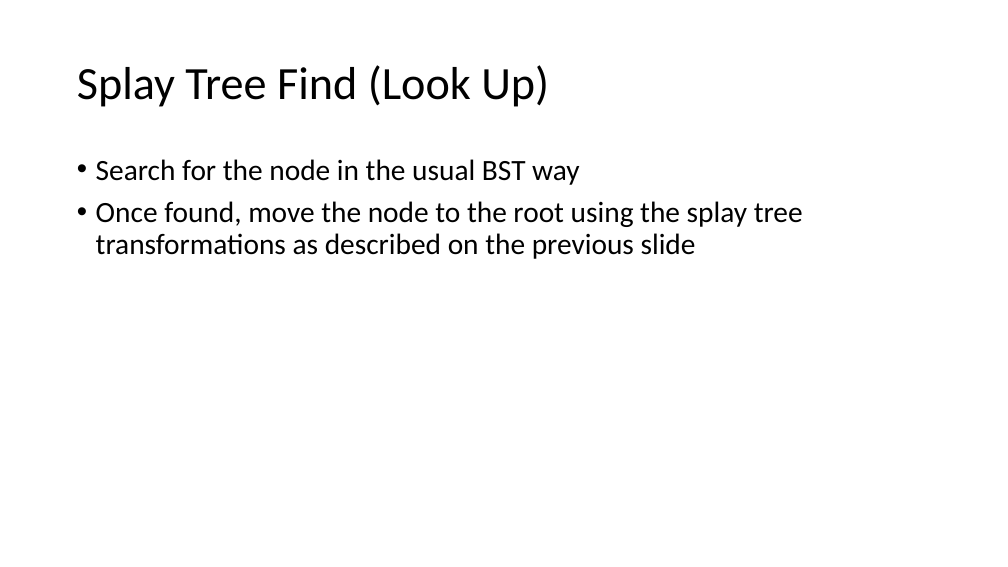
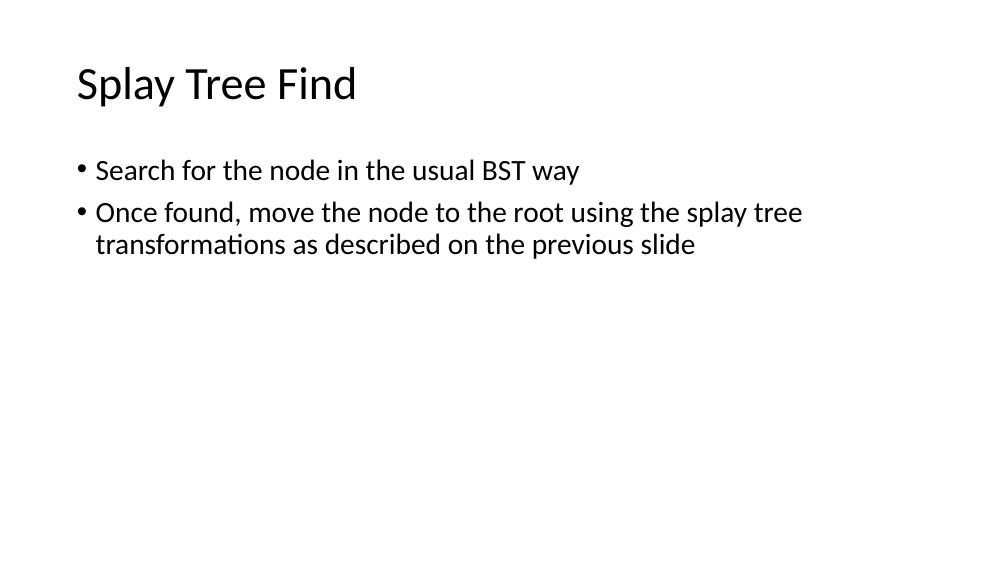
Before and after one commit to pchapin/cpp, a slide deck: slide 16 of SplayTree/SplayTrees.pptx. Drawn at 1008x567 pixels with LibreOffice and Linux fonts; fonts in the diff are those of the drawing. Boxes give left, top, right and bottom in pixels: in the first picture for what was removed or moved away, otherwise in the second. Text is boxed around its words. In the diff, an @@ line names an element or a change of style, - is before the commit and + after.

Commit message:
Cleaned up and extended the presentation on splay trees.

```diff
--- a/SplayTree/SplayTrees.pptx
+++ b/SplayTree/SplayTrees.pptx
@@ title at bbox=[77, 67, 357, 107]: text changed @@
-Splay Tree Find (Look Up)
+Splay Tree Find
```
Also in this commit, not shown: 13 other slides changed, 3 slides added.
